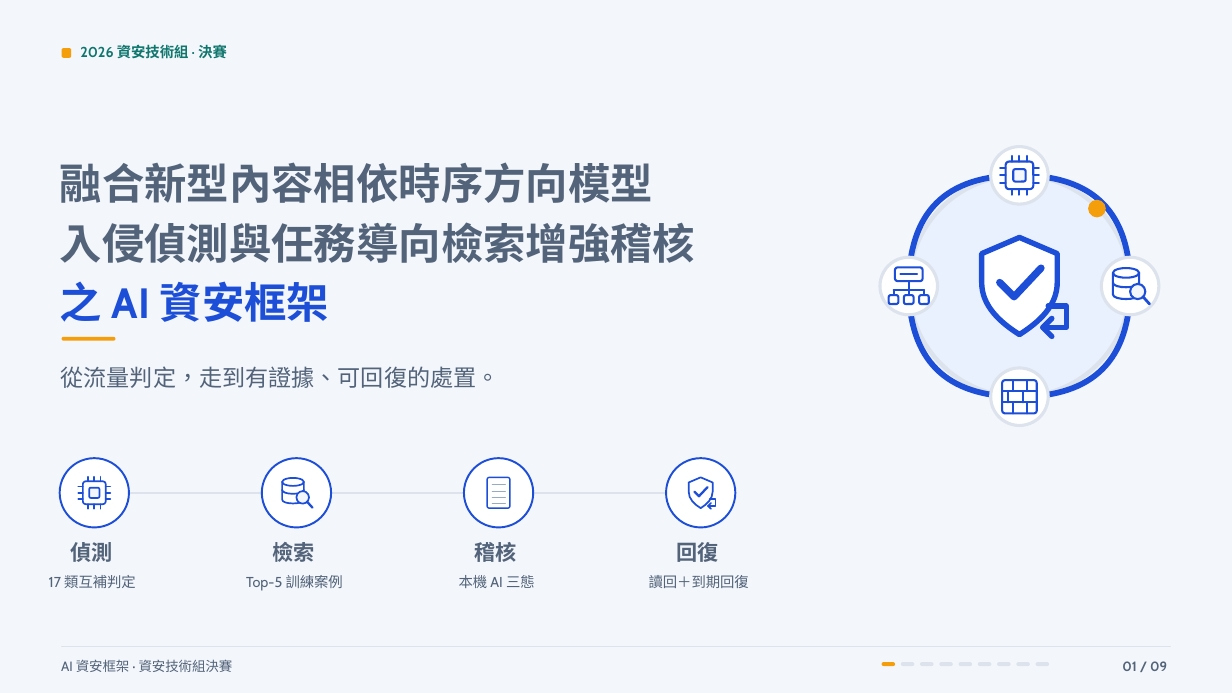
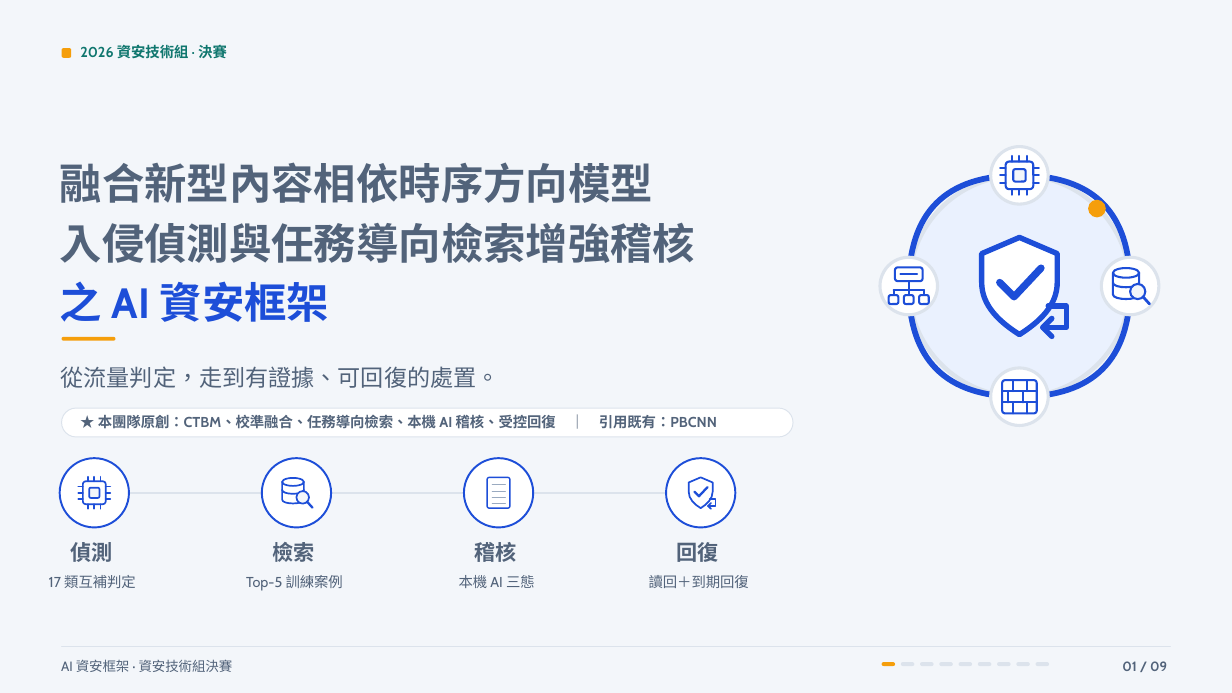
Before and after one commit to Lily09-project/innoserve-competition, a slide deck: slide 1 of deliverables/決賽簡報_AI資安框架.pptx. Drawn at 1232x693 pixels with LibreOffice and Linux fonts; fonts in the diff are those of the drawing. Boxes give left, top, right and bottom in pixels: in the first picture for what was removed or moved away, otherwise in the second. Text is boxed around its words. In the diff, an @@ line names an element or a change of style, - is before the commit and + after.

```diff
--- a/deliverables/決賽簡報_AI資安框架.pptx
+++ b/deliverables/決賽簡報_AI資安框架.pptx
@@ rounded rectangle added at [62, 409, 794, 437], fill #FFFFFF, outline #DCE3EC 0.75 pt @@
@@ text added at [98, 415, 717, 429], 11.2 pt, text #52637A, bold @@
+★ 本團隊原創：CTBM、校準融合、任務導向檢索、本機 AI 稽核、受控回復 ｜ 引用既有：PBCNN
```
Also in this commit, not shown: 3 other slides changed, 19 other files.
